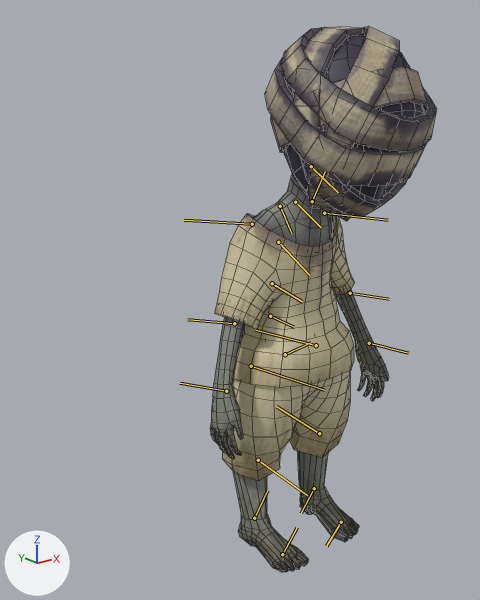
A saved change to the FBX model Assets/Models/Monster.fbx.
One viewpoint serves both versions: a camera (50 mm lens) standing at (-0.059, -0.0575, 0.0619) and looking at (-0.0073, 0.0071, 0.036). Every picture has the same lights, and +X, +Y and +Z are marked at lower left. Both versions are drawn at the pose saved in each file; the numbers are the values there. The bones that bend it are drawn over the model as lines. Mesh edges are drawn as thin lines.

Names of what the first picture shows: 'Monster'.
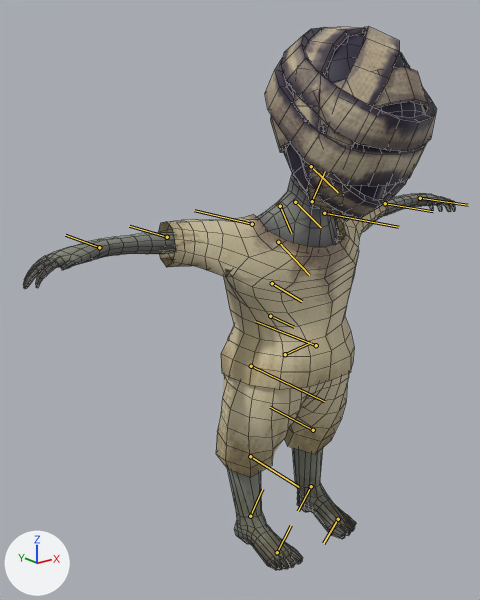
Where the change shows, as pixel boxes (x1, y1, x2, y2) in the pictures (480 x 600 px):
'Monster', posed (91% wider): before (210, 26, 436, 572); after (23, 26, 455, 570)
bone 'QuickRigCharacter_LeftUpLeg', root to tip: before (316, 345) to (255, 330); after (316, 345) to (255, 321)
bone 'QuickRigCharacter_LeftLeg', root to tip: before (319, 433) to (276, 406); after (313, 430) to (270, 407)
bone 'QuickRigCharacter_LeftFoot', root to tip: before (314, 488) to (301, 513); after (311, 486) to (298, 511)
bone 'QuickRigCharacter_RightUpLeg', root to tip: before (251, 366) to (324, 390); after (251, 366) to (324, 401)
bone 'QuickRigCharacter_RightLeg', root to tip: before (258, 460) to (307, 495); after (250, 456) to (299, 487)
bone 'QuickRigCharacter_RightFoot', root to tip: before (254, 518) to (267, 490); after (250, 516) to (262, 489)
bone 'QuickRigCharacter_LeftArm', root to tip: before (324, 213) to (388, 220); after (324, 213) to (398, 227)
bone 'QuickRigCharacter_LeftForeArm', root to tip: before (350, 293) to (389, 299); after (385, 203) to (433, 211)
bone 'QuickRigCharacter_RightArm', root to tip: before (252, 224) to (184, 220); after (252, 224) to (194, 210)
bone 'QuickRigCharacter_RightForeArm', root to tip: before (234, 323) to (187, 319); after (167, 237) to (129, 226)

What the commit changed:
Bone 'QuickRigCharacter_LeftUpLeg' (bone_quickrigcharacter_leftupleg) turns from (0, 0, 0) to (0, 0, 6) degrees about its own x, y and z.
Bone 'QuickRigCharacter_LeftLeg' (bone_quickrigcharacter_leftleg) turns from (0, 0, 0) to (-1, 0, -10) degrees about its own x, y and z.
Bone 'QuickRigCharacter_LeftFoot' (bone_quickrigcharacter_leftfoot) turns from (0, 0, 0) to (0, 0, 4) degrees about its own x, y and z.
Bone 'QuickRigCharacter_RightUpLeg' (bone_quickrigcharacter_rightupleg) turns from (0, 0, 0) to (0, 0, 6) degrees about its own x, y and z.
Bone 'QuickRigCharacter_RightLeg' (bone_quickrigcharacter_rightleg) turns from (0, 0, 0) to (-1, 0, -10) degrees about its own x, y and z.
Bone 'QuickRigCharacter_RightFoot' (bone_quickrigcharacter_rightfoot) turns from (0, 0, 0) to (0, 0, 4) degrees about its own x, y and z.
Bone 'QuickRigCharacter_LeftArm' (bone_quickrigcharacter_leftarm) turns from (0, 0, 0) to (-19, 69, -25) degrees about its own x, y and z.
Bone 'QuickRigCharacter_LeftForeArm' (bone_quickrigcharacter_leftforearm) turns from (0, 0, 0) to (0, 0, -5) degrees about its own x, y and z.
Bone 'QuickRigCharacter_RightArm' (bone_quickrigcharacter_rightarm) turns from (0, 0, 0) to (-19, 69, -25) degrees about its own x, y and z.
Bone 'QuickRigCharacter_RightForeArm' (bone_quickrigcharacter_rightforearm) turns from (0, 0, 0) to (0, 0, -5) degrees about its own x, y and z.
